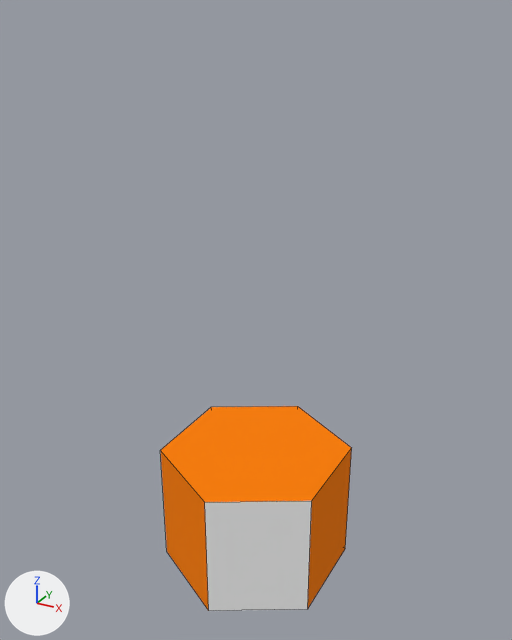
Before and after pictures for a commit that changed the Blender file figments-of-fuyan-raw/game/tile_objects/spawns.blend.
Before and after are seen from a camera (50 mm lens) standing at (1.12, -2.039, 2.29) and looking at (-0.009, 0.014, 1.264). The lights are fixed; the arrows at lower left show +X, +Y and +Z. The picture after the commit comes second. Mesh edges are drawn as thin lines.

Names of what the first picture shows: 'SpawnNeutral-col'.
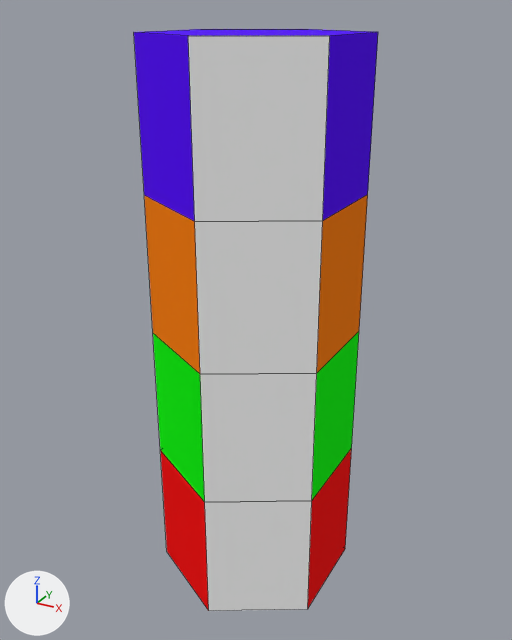
Boxes (x1, y1, x2, y2) around the edits, measured in the pictures (512 x 640 px):
'SpawnNeutral-col', moved
    before: (161, 406, 352, 611)
    after: (144, 194, 368, 374)
'SpawnBoss-col', shown
    after: (134, 29, 378, 222)
'SpawnAlly-col', shown
    after: (153, 332, 359, 502)
'SpawnEnemy-col', shown
    after: (161, 448, 352, 611)

The edits, one by one:
me_cylinder_001 is used by ob_spawnally_col; location (0.0, 0.0, 0.0).
me_cylinder_001 had 12 vertices, 8 faces and spanned x -0.321..0.321, y -0.371..0.371, z 0.225..0.725.
me_cylinder_001 now has 12 vertices, 8 faces and spans x -0.321..0.321, y -0.371..0.371, z 0.725..1.225.
me_cylinder_001 part 1: the whole mesh is moved by (0.0, 0.0, 0.5).
me_cylinder_002 is used by ob_spawnboss_col; location (0.0, 0.0, 0.0).
me_cylinder_002 had 12 vertices, 8 faces and spanned x -0.321..0.321, y -0.371..0.371, z 0.225..0.725.
me_cylinder_002 now has 12 vertices, 8 faces and spans x -0.321..0.321, y -0.371..0.371, z 1.725..2.225.
me_cylinder_002 part 2: the whole mesh is moved by (0.0, 0.0, 1.5).
me_cylinder_003 is used by ob_spawnneutral_col; location (0.0, 0.0, 0.0).
me_cylinder_003 had 12 vertices, 8 faces and spanned x -0.321..0.321, y -0.371..0.371, z 0.225..0.725.
me_cylinder_003 now has 12 vertices, 8 faces and spans x -0.321..0.321, y -0.371..0.371, z 1.225..1.725.
me_cylinder_003 part 3: the whole mesh is moved by (0.0, 0.0, 1.0).
Object 'SpawnEnemy-col' (ob_spawnenemy_col) is now shown.
Object 'SpawnAlly-col' (ob_spawnally_col) is now shown.
Object 'SpawnBoss-col' (ob_spawnboss_col) is now shown.
